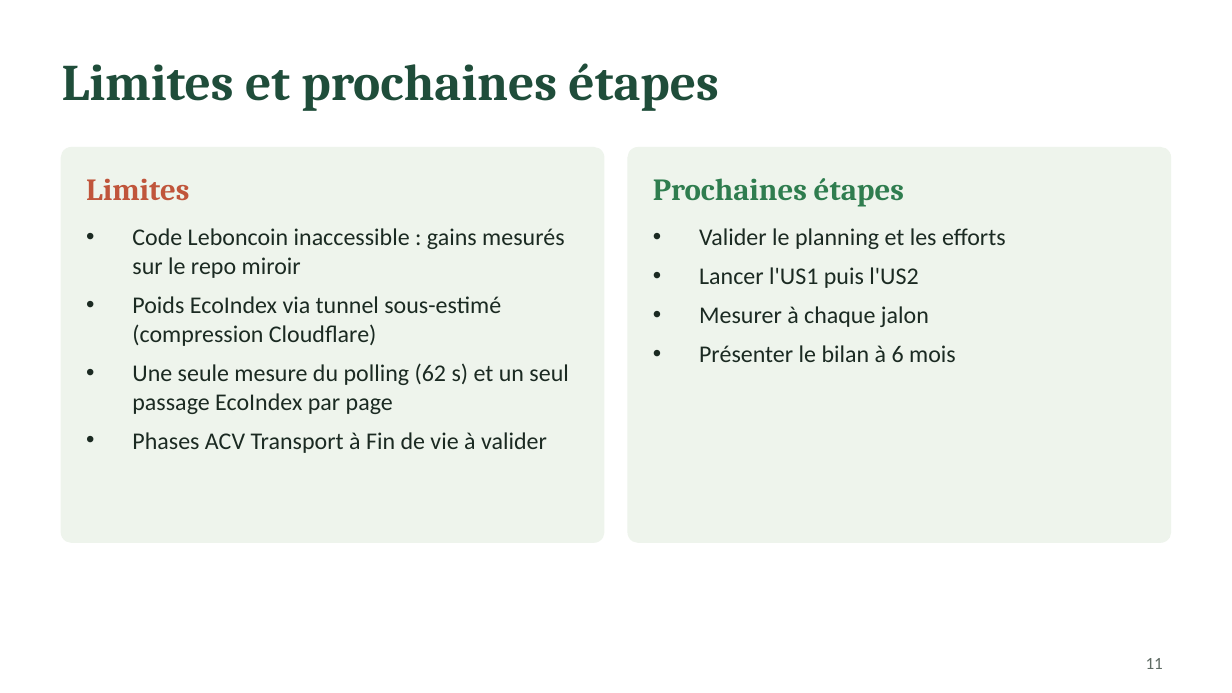
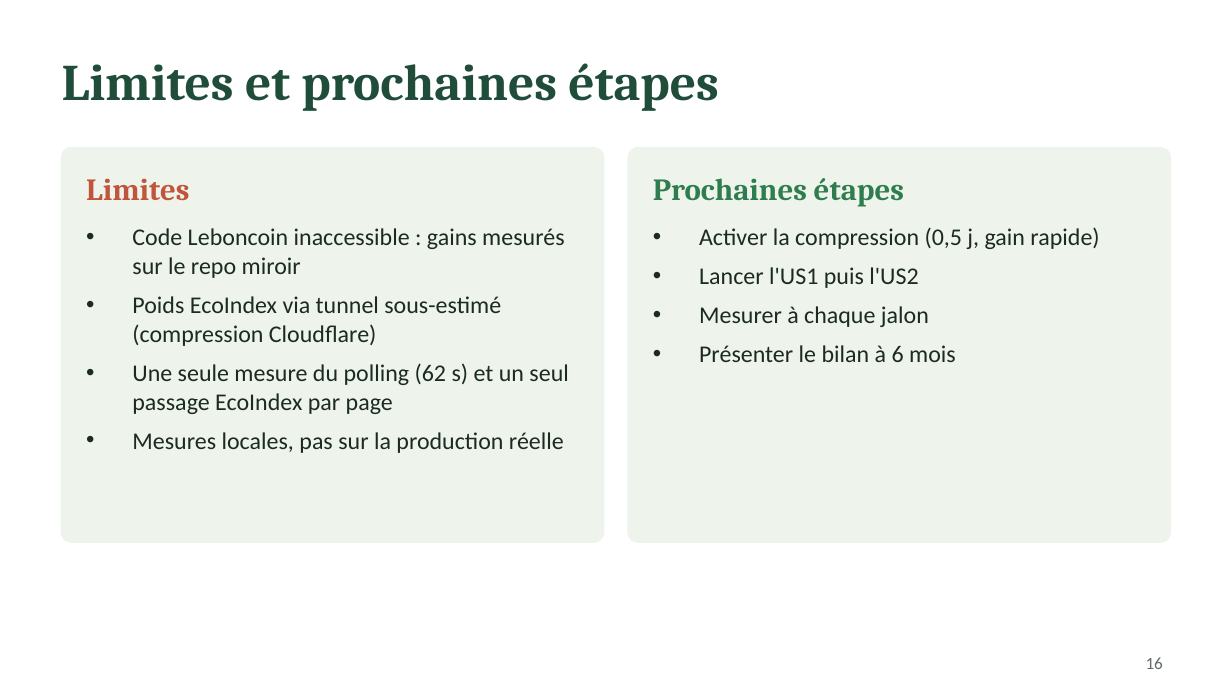
Before and after one commit to tuirz/eco-training-starter, a slide deck: slide 16 of heavy-shop/docs/plan-action-6-mois.pptx (slide 11 before the commit). Drawn at 1232x693 pixels with LibreOffice and Linux fonts; fonts in the diff are those of the drawing. Boxes give left, top, right and bottom in pixels: in the first picture for what was removed or moved away, otherwise in the second. Text is boxed around its words. In the diff, an @@ line names an element or a change of style, - is before the commit and + after.

```diff
--- a/heavy-shop/docs/plan-action-6-mois.pptx
+++ b/heavy-shop/docs/plan-action-6-mois.pptx
@@ text at <box>699,227,1099,249</box>: text changed @@
-• Valider le planning et les efforts
+• Activer la compression (0,5 j, gain rapide)
@@ text at <box>132,432,564,453</box>: text changed @@
-• Phases ACV Transport à Fin de vie à valider
+• Mesures locales, pas sur la production réelle
@@ page number at <box>1146,657,1163,669</box>: text changed @@
-11
+16
```
Also in this commit, not shown: 2 other slides changed, 5 slides added, 1 other file.
